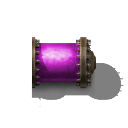
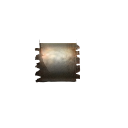
Revision of a layered (128, 128) image; what changed, layer by layer:
hid "Layer 1" over bbox(31, 32, 124, 107)
